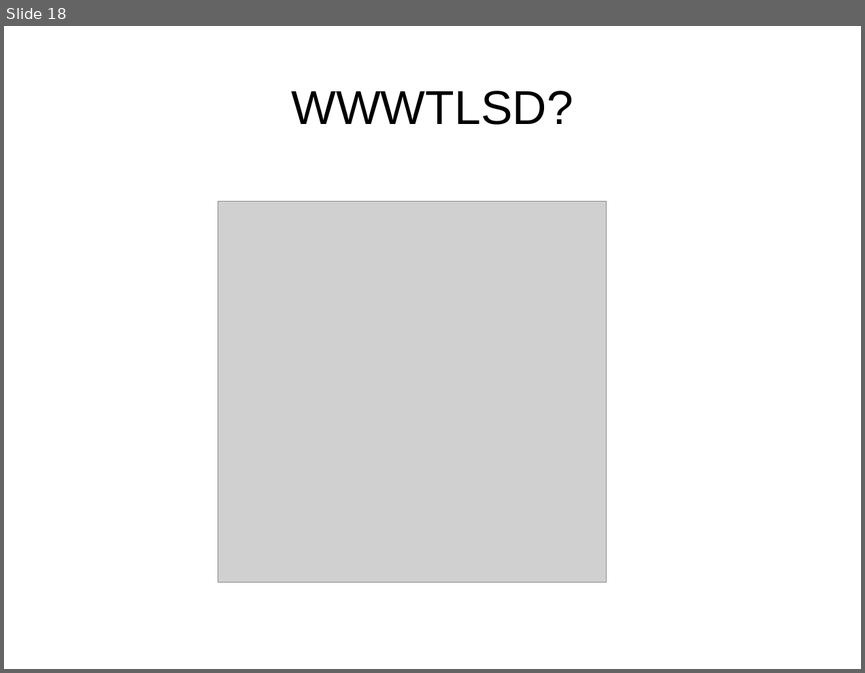
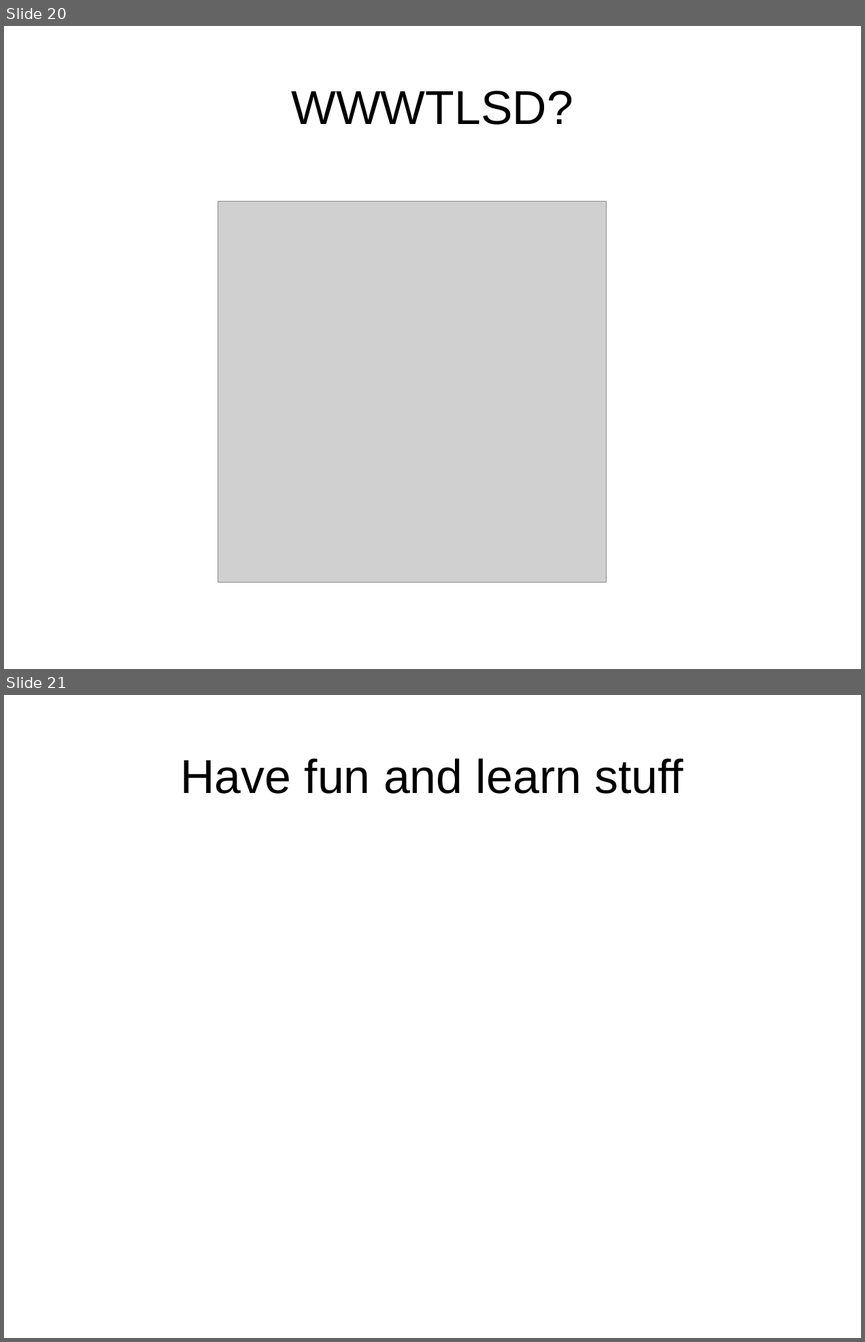
Before and after one commit to philtomson/OSBridge2012Talk, a slide deck: OSBridge2012.odp. Shown one above the other, each under a label of ours: slide 18 before the commit, slides 20 and 21 after it. The pictures are 865x673 and 865x1342 pixels, drawn with LibreOffice and Linux fonts; fonts in the diff are those of the drawing; grey boxes stand for pictures. Boxes give left, top, right and bottom in pixels: in the first picture for what was removed or moved away, otherwise in the second. Text is boxed around its words. In the diff, an @@ line names an element or a change of style, - is before the commit and + after.

```diff
--- a/OSBridge2012.odp
+++ b/OSBridge2012.odp
@@ slide 21 added at <box>4,695,861,1338</box>, background #FFFFFF @@
@@ title added at <box>180,758,684,794</box>, 44 pt, text #000000 @@
+Have fun and learn stuff
@@ what was slide 18 is now slide 20 @@
```
Also in this commit, not shown: 2 slides changed, 2 other slides added, 1 slide removed.
